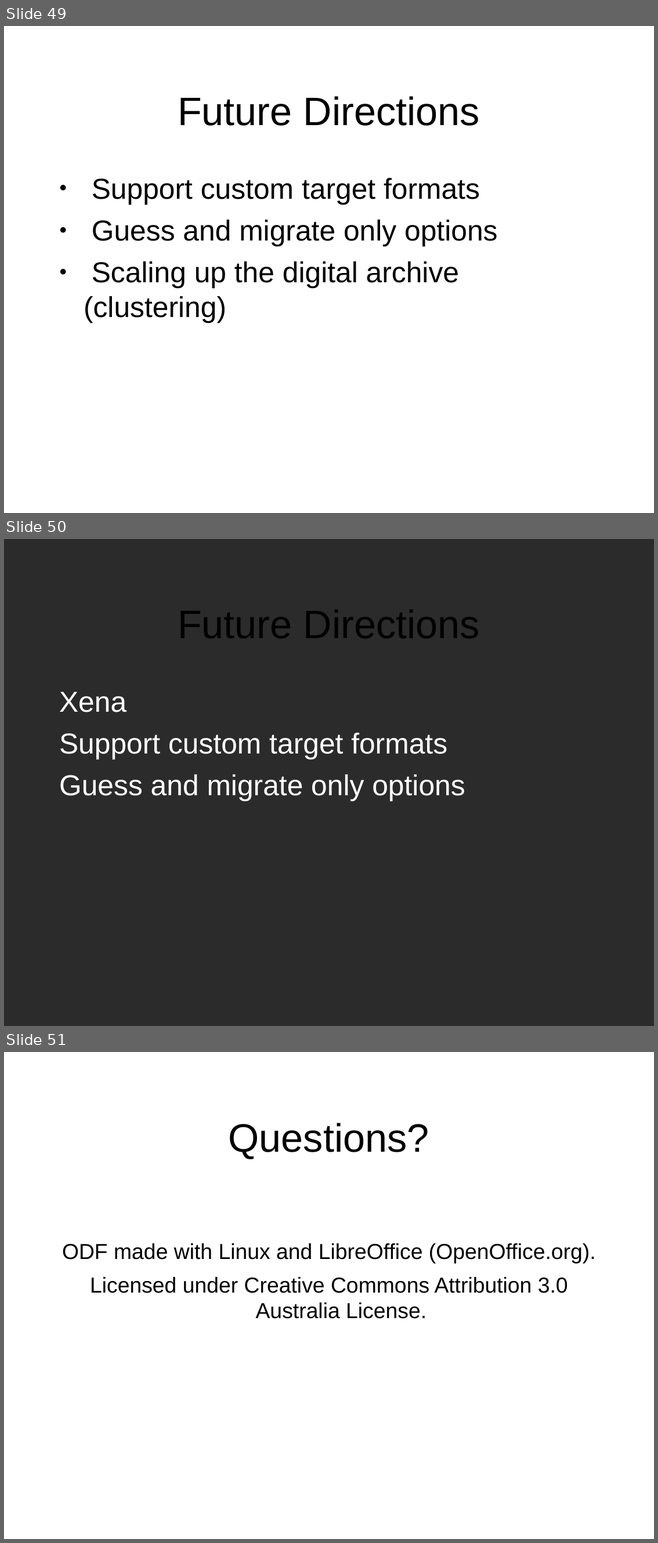
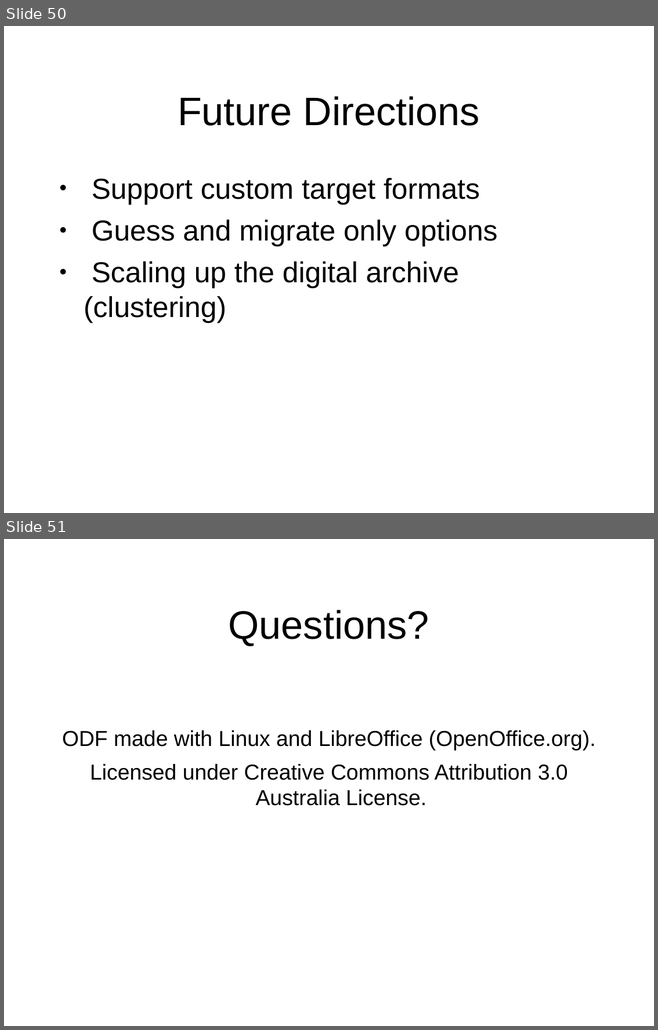
Before and after one commit to toneill/naa, a slide deck: doco/digital-preservation-chris-smart.odp. Shown one above the other, each under a label of ours: slides 49, 50 and 51 before the commit, slides 50 and 51 after it. The pictures are 658x1543 and 658x1030 pixels, drawn with LibreOffice and Linux fonts; fonts in the diff are those of the drawing; background and template pictures are left out; a plain dark background stands for a picture behind light text. Boxes give left, top, right and bottom in pixels: in the first picture for what was removed or moved away, otherwise in the second. Text is boxed around its words. In the diff, an @@ line names an element or a change of style, - is before the commit and + after.

```diff
--- a/doco/digital-preservation-chris-smart.odp
+++ b/doco/digital-preservation-chris-smart.odp
@@ slide 50 removed at [4, 539, 654, 1026], background picture (left out) @@
@@ title removed at [177, 610, 480, 638] @@
-Future Directions
@@ text removed at [59, 692, 465, 801] @@
-Xena
-Support custom target formats
-Guess and migrate only options
@@ what was slide 49 is now slide 50 @@
```
Also in this commit, not shown: 14 slides changed, 2 slides added, 1 other slide removed.
